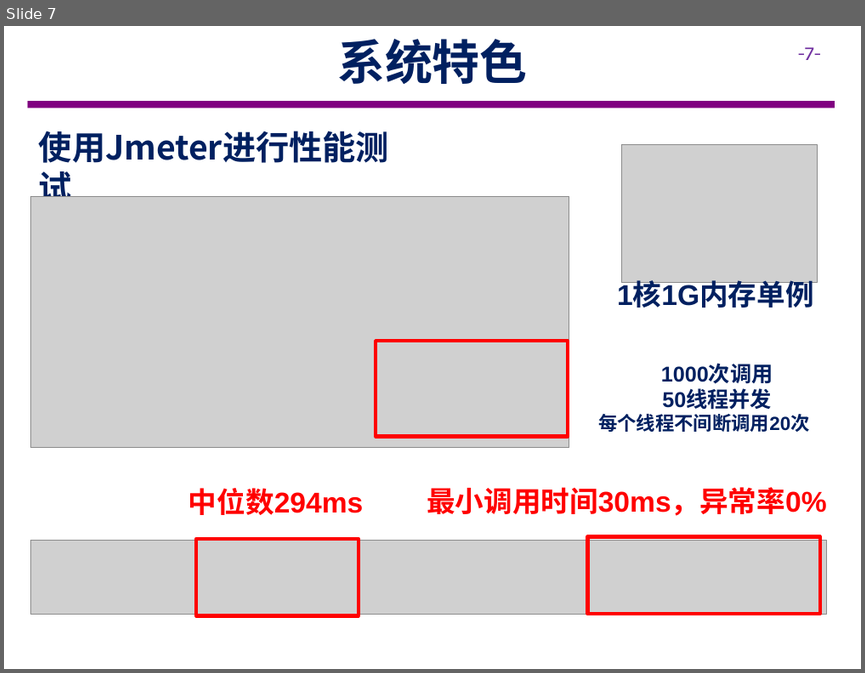
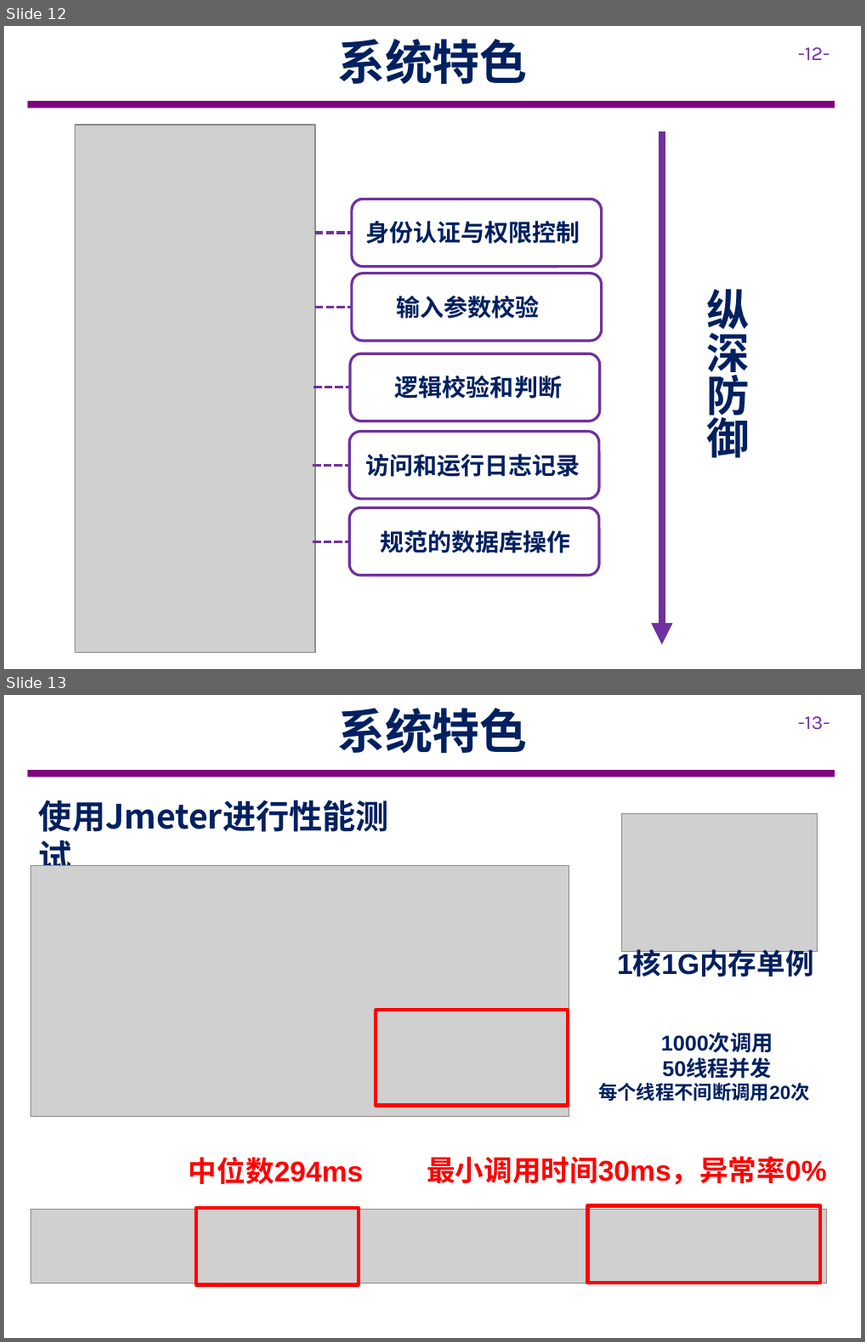
Before and after one commit to cuiods/Paratrooper, a slide deck: doc/项目展示.pptx. Shown one above the other, each under a label of ours: slide 7 before the commit, slides 12 and 13 after it. The pictures are 865x673 and 865x1342 pixels, drawn with LibreOffice and Linux fonts; fonts in the diff are those of the drawing; grey boxes stand for pictures; background and template pictures are left out. Boxes give left, top, right and bottom in pixels: in the first picture for what was removed or moved away, otherwise in the second. Text is boxed around its words. In the diff, an @@ line names an element or a change of style, - is before the commit and + after.

```diff
--- a/doc/项目展示.pptx
+++ b/doc/项目展示.pptx
@@ slide 12 added at [4,26,861,669], background #FFFFFF; not listed: 2 template elements that a slide beside it also shows @@
@@ text added at [337,39,528,84], 40 pt, text #002060, bold @@
+系统特色
@@ picture added at [75,125,316,652] @@
@@ arrow added from (662, 131) to (662, 644), #7030A0 6 pt @@
@@ rounded rectangle added at [352,199,602,267], outline #7030A0 2.25 pt @@
@@ text added at [365,221,579,244], 20 pt, text #002060, bold @@
+身份认证与权限控制
@@ line added from (315, 233) to (352, 233), #7030A0 2.25 pt dashed @@
@@ rounded rectangle added at [352,272,602,340], outline #7030A0 2.25 pt @@
@@ text added at [397,295,540,318], 20 pt, text #002060, bold @@
+输入参数校验
@@ text added at [706,289,749,465], 36 pt, text #002060, bold @@
+纵深防御
@@ line added from (315, 307) to (352, 307), #7030A0 2.25 pt dashed @@
@@ rounded rectangle added at [350,353,600,421], outline #7030A0 2.25 pt @@
@@ text added at [395,375,562,398], 20 pt, text #002060, bold @@
+逻辑校验和判断
@@ line added from (313, 387) to (350, 387), #7030A0 2.25 pt dashed @@
@@ rounded rectangle added at [349,431,599,499], outline #7030A0 2.25 pt @@
@@ text added at [366,454,580,476], 20 pt, text #002060, bold @@
+访问和运行日志记录
@@ line added from (313, 465) to (349, 465), #7030A0 2.25 pt dashed @@
@@ rounded rectangle added at [349,507,599,575], outline #7030A0 2.25 pt @@
@@ text added at [380,530,570,553], 20 pt, text #002060, bold @@
+规范的数据库操作
@@ line added from (313, 541) to (349, 541), #7030A0 2.25 pt dashed @@
@@ what was slide 7 is now slide 13 @@
@@ page number at [798,716,830,730]: text changed @@
--7-
+-13-
```
Also in this commit, not shown: 3 slides changed, 6 other slides added, 2 other files.
